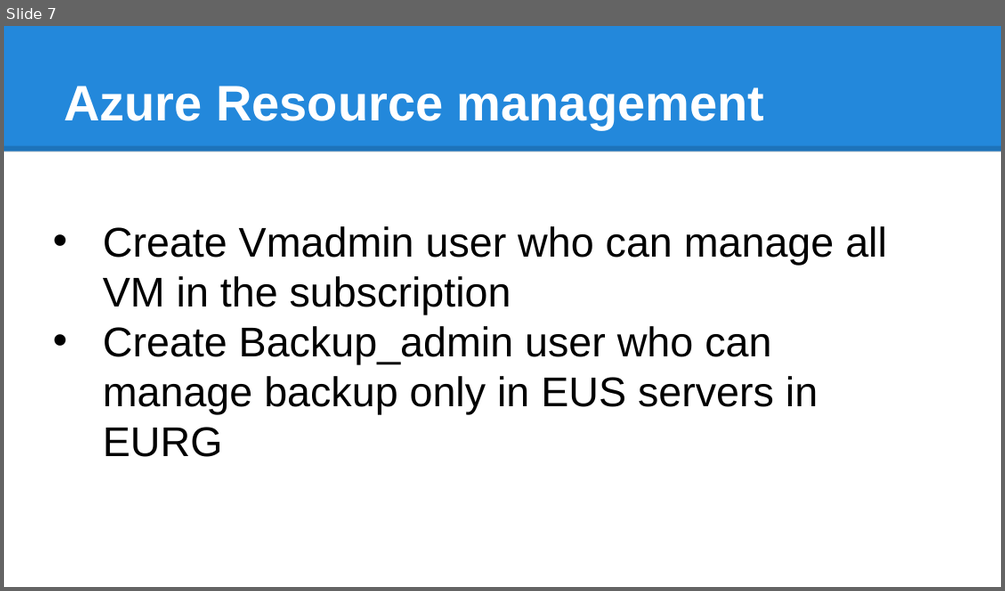
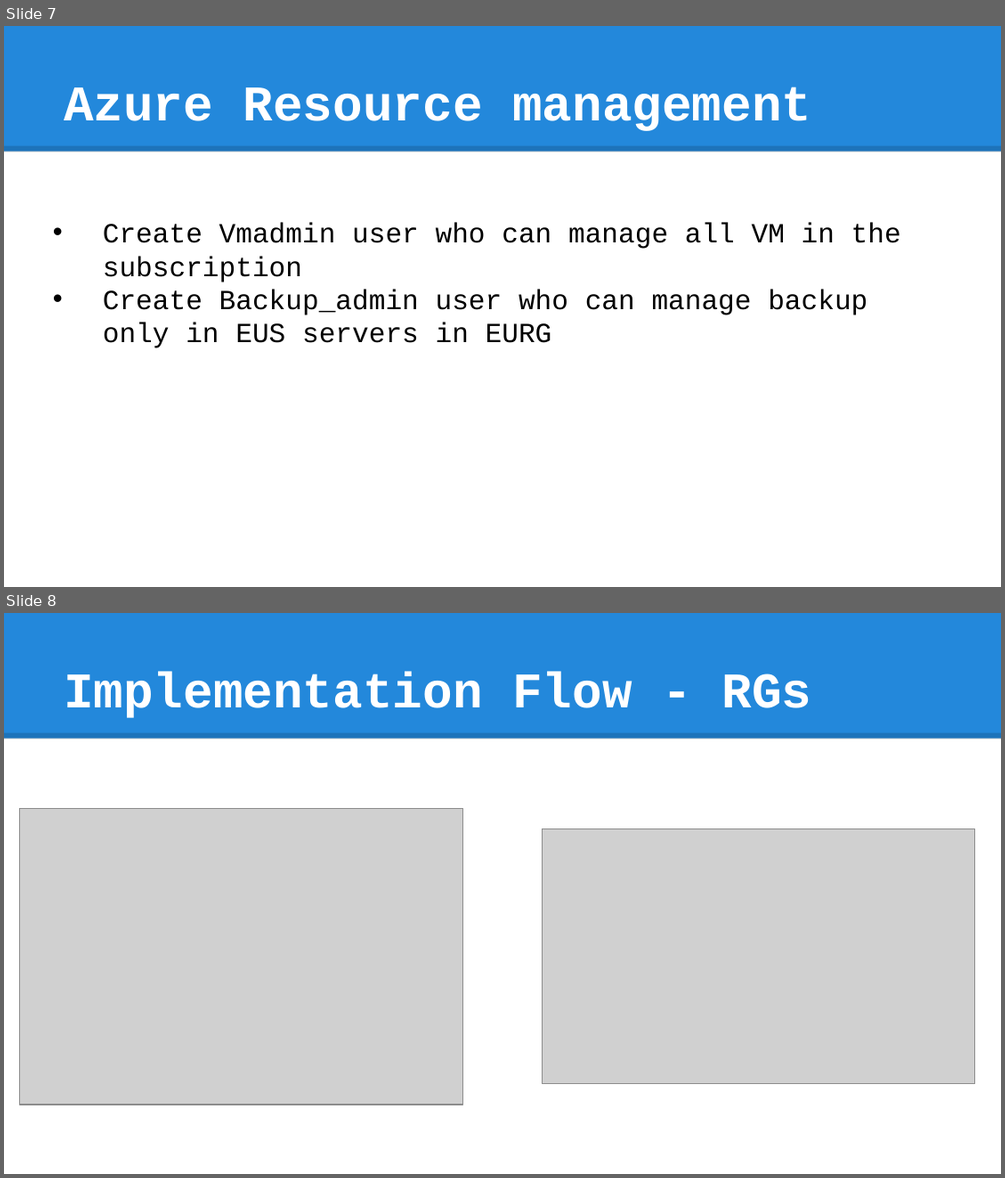
Before and after one commit to maatlek/cfs-proj, a slide deck: AzureCase_TM_coe_v2.pptx. Shown one above the other, each under a label of ours: slide 7 before the commit, slides 7 and 8 after it. The pictures are 1005x591 and 1005x1178 pixels, drawn with LibreOffice and Linux fonts; fonts in the diff are those of the drawing; grey boxes stand for pictures. Boxes give left, top, right and bottom in pixels: in the first picture for what was removed or moved away, otherwise in the second. Text is boxed around its words. In the diff, an @@ line names an element or a change of style, - is before the commit and + after.

```diff
--- a/AzureCase_TM_coe_v2.pptx
+++ b/AzureCase_TM_coe_v2.pptx
@@ slide 8 added at (4, 613, 1001, 1174), background #FFFFFF; not listed: 2 template elements that a slide beside it also shows @@
@@ title added at (64, 672, 811, 718), 36 pt, text #FFFFFF, bold @@
+Implementation Flow - RGs
@@ picture added at (20, 809, 463, 1104) @@
@@ picture added at (542, 829, 975, 1084) @@
@@ slide 7 changed as well @@
@@ title "Azure Resource management" at (64, 87, 811, 131): font Arial to Courier New @@
@@ text "Create Vmadmin user who can ..." at (103, 223, 901, 348): size 30 to 20 pt, font Arial to Courier New @@
```
Also in this commit, not shown: 7 other slides changed, 1 slide removed, 21 other files.
